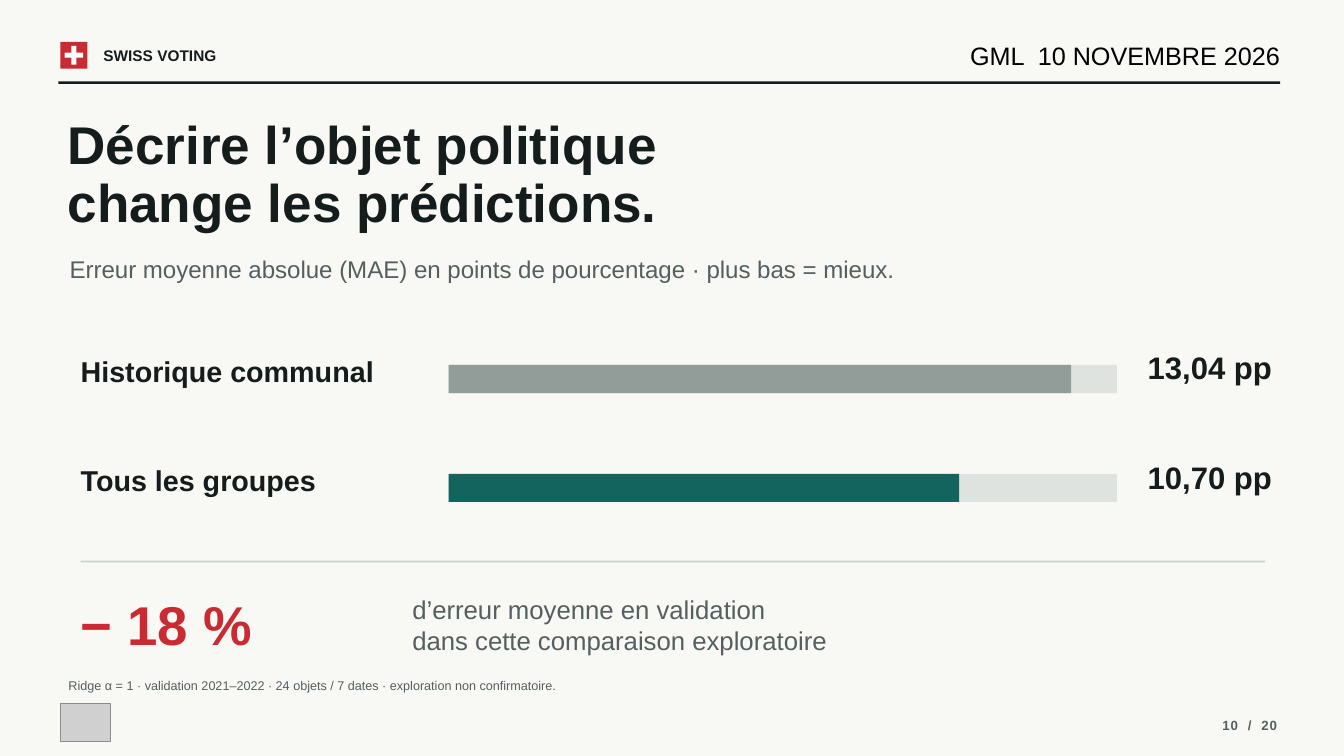
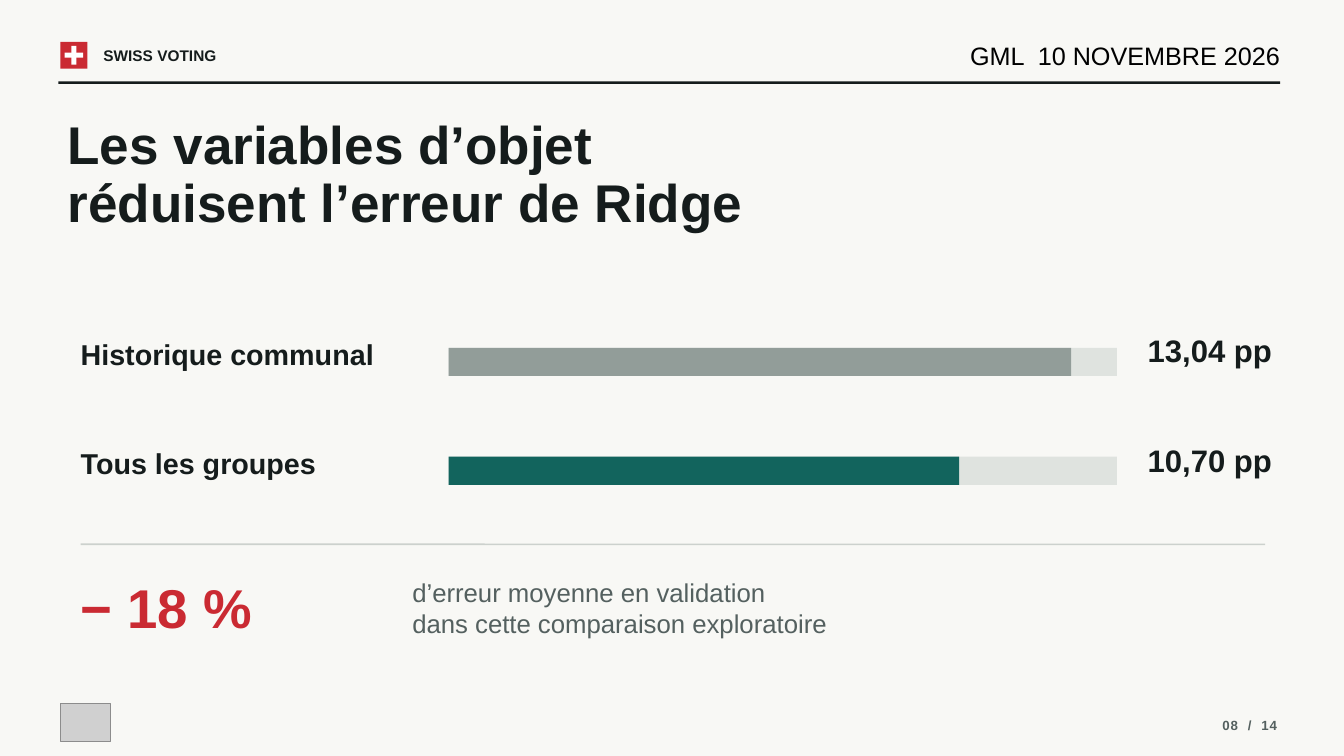
Before and after one commit to VictorGTheCoder/GML-Swiss-Voting, a slide deck: slide 8 of presentation/GML_Presentation.pptx (slide 10 before the commit). Drawn at 1344x756 pixels with LibreOffice and Linux fonts; fonts in the diff are those of the drawing; grey boxes stand for pictures. Boxes give left, top, right and bottom in pixels: in the first picture for what was removed or moved away, otherwise in the second. Text is boxed around its words. In the diff, an @@ line names an element or a change of style, - is before the commit and + after.

```diff
--- a/presentation/GML_Presentation.pptx
+++ b/presentation/GML_Presentation.pptx
@@ text at (68,125,742,232): text changed @@
-Décrire l’objet politique
-change les prédictions.
+Les variables d’objet
+réduisent l’erreur de Ridge
@@ text removed at (70,260,894,283) @@
-Erreur moyenne absolue (MAE) en points de pourcentage · plus bas = mieux.
@@ 6 texts, 4 rectangles: place and size @@
-6 texts, 4 rectangles at (81,357,1272,656)
+6 texts, 4 rectangles at (81,340,1272,639)
@@ line moved from (81, 562) - (1265, 562) to (81, 544) - (1265, 544) @@
@@ text removed at (68,681,556,693) @@
-Ridge α = 1 · validation 2021–2022 · 24 objets / 7 dates · exploration non confirmatoire.
@@ text at (1222,721,1277,730): text changed @@
-10 / 20
+08 / 14
```
Also in this commit, not shown: 12 other slides changed, 7 slides removed, 1 other file.
